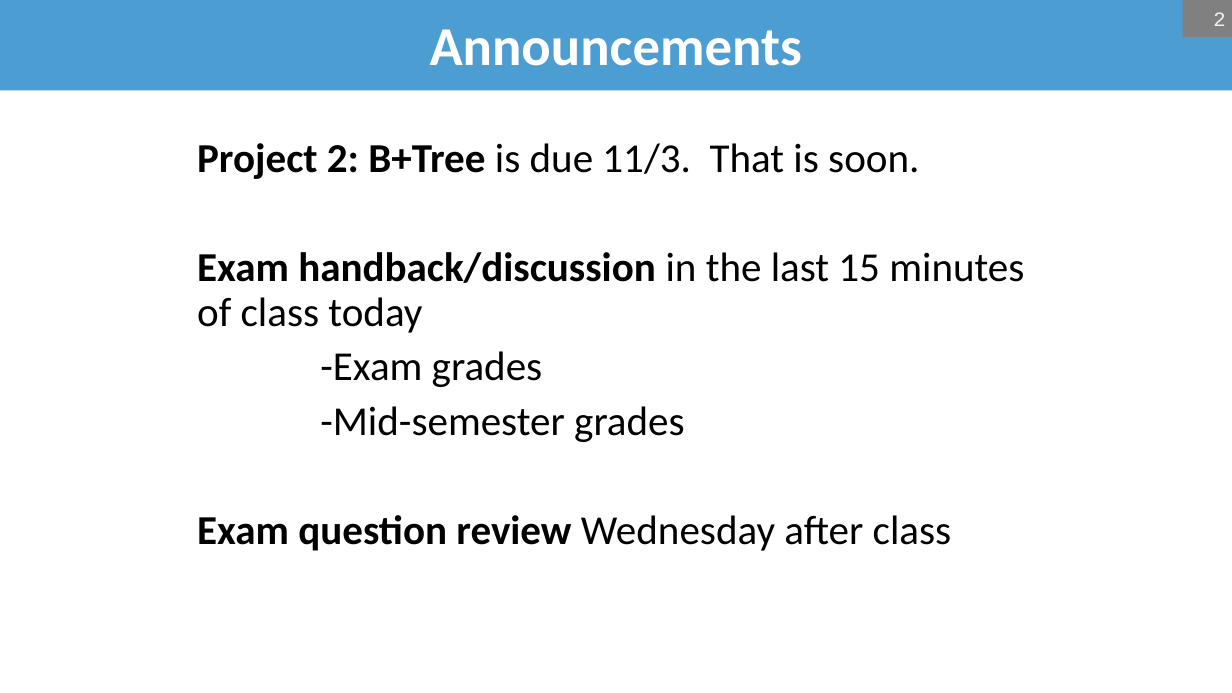
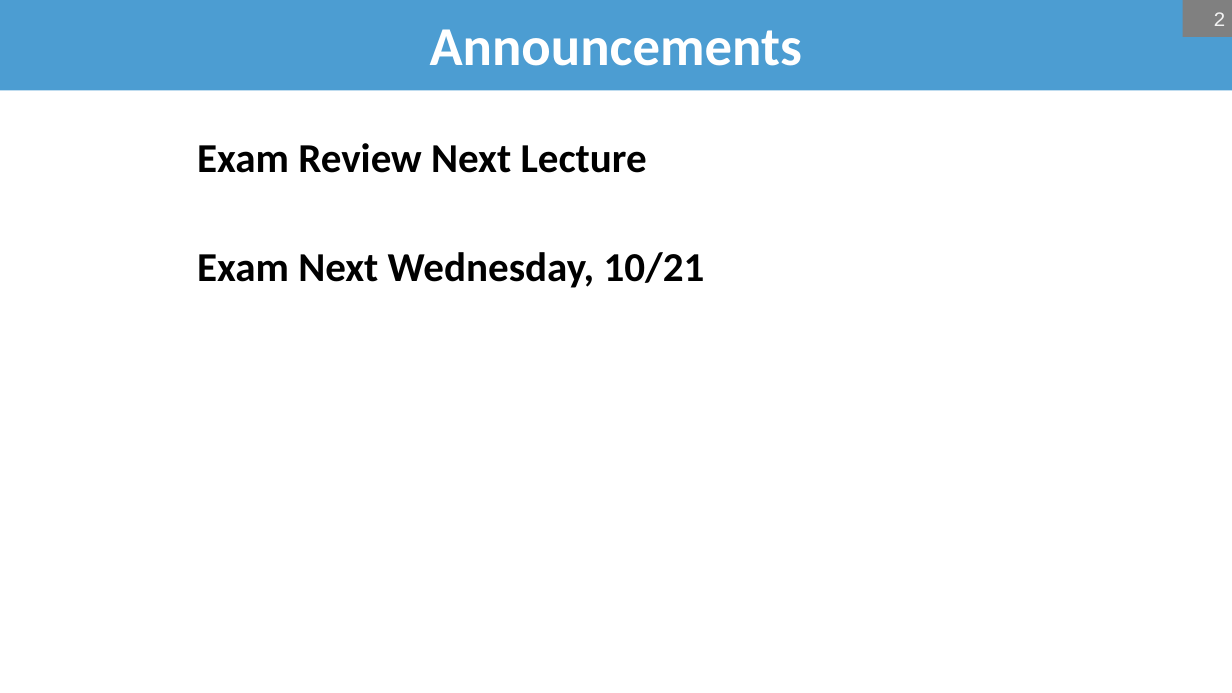
Before and after one commit to bsb20/bsb20.github.io, a slide deck: slide 2 of docs/421_f26/lectures/L14_parallel_execution.pptx. Drawn at 1232x693 pixels with LibreOffice and Linux fonts; fonts in the diff are those of the drawing; background and template pictures are left out. Boxes give left, top, right and bottom in pixels: in the first picture for what was removed or moved away, otherwise in the second. Text is boxed around its words. In the diff, an @@ line names an element or a change of style, - is before the commit and + after.

```diff
--- a/docs/421_f26/lectures/L14_parallel_execution.pptx
+++ b/docs/421_f26/lectures/L14_parallel_execution.pptx
@@ text at (197, 143, 705, 288): text changed; bold on @@
-Project 2: B+Tree is due 11/3. That is soon.
-Exam handback/discussion in the last 15 minutes of class today
--Exam grades
--Mid-semester grades
-Exam question review Wednesday after class
+Exam Review Next Lecture
+Exam Next Wednesday, 10/21
```
Also in this commit, not shown: 7 other slides changed, 2 slides added, 1 slide removed, 1 other file.
